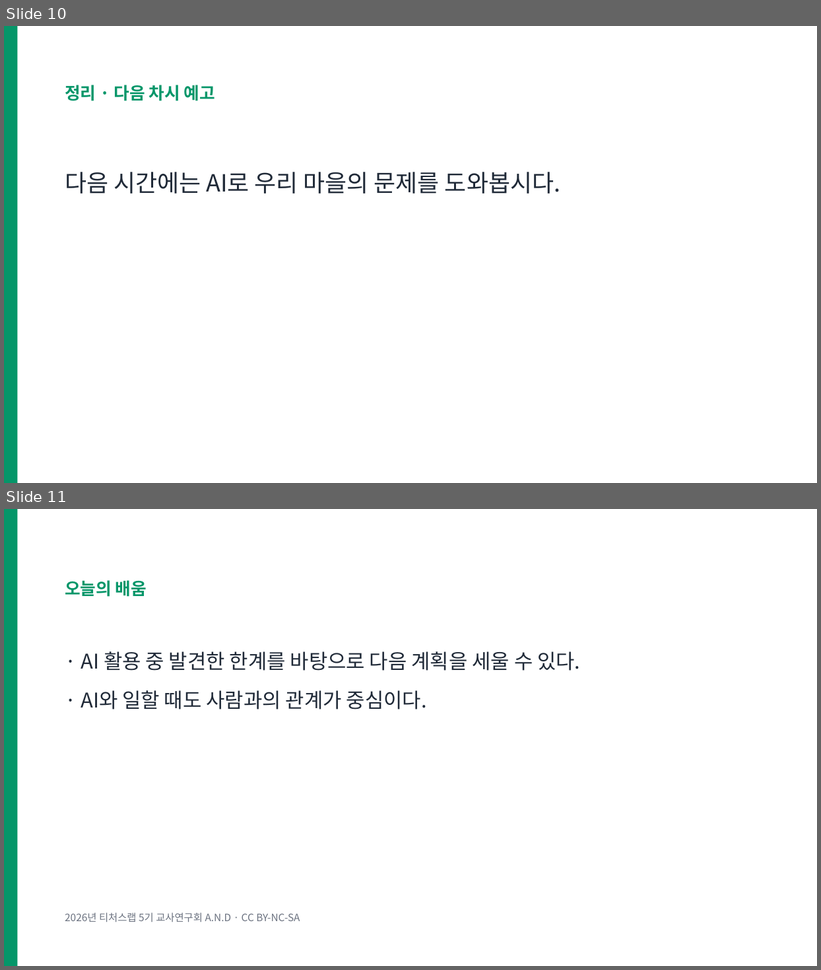
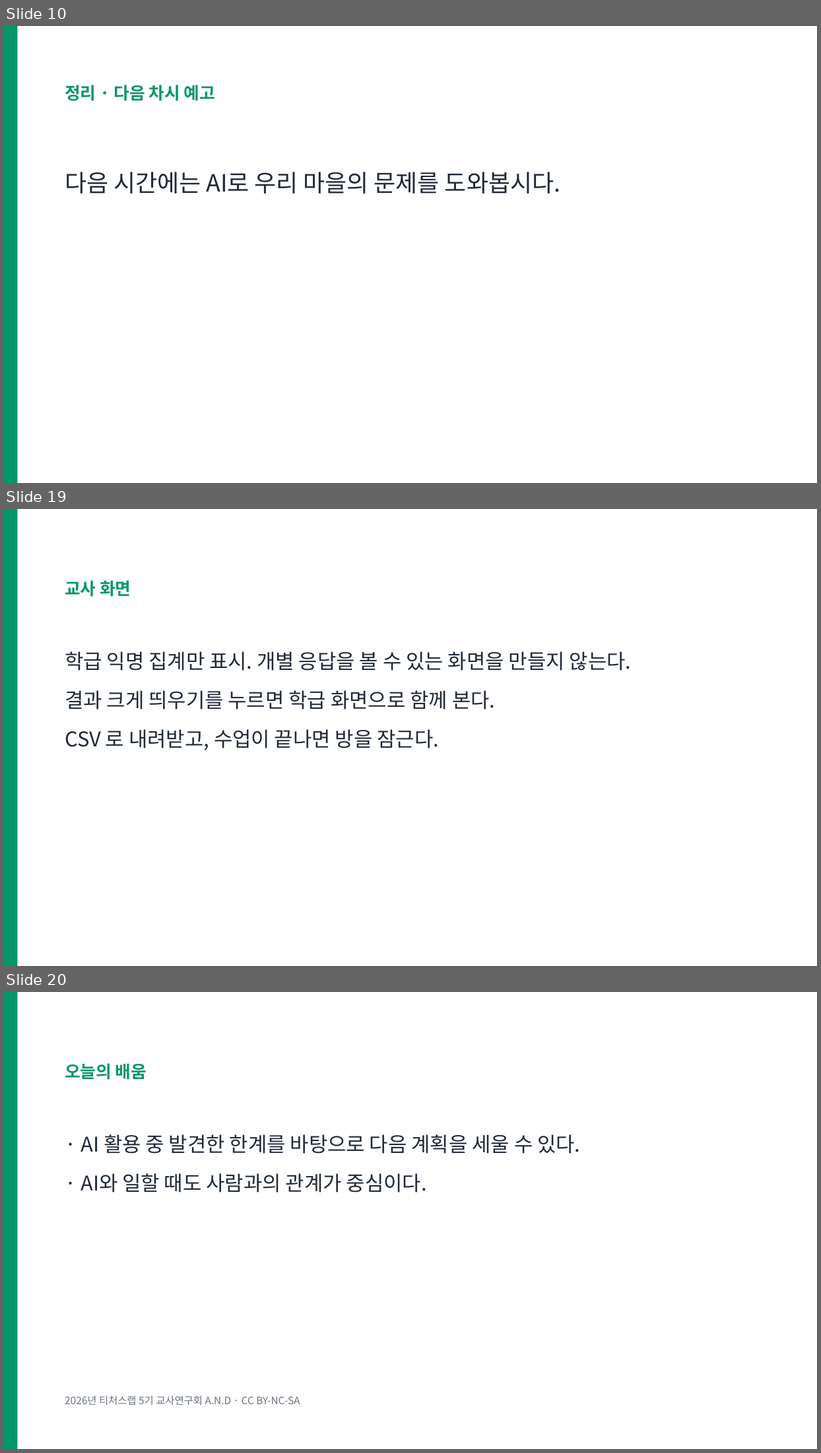
Before and after one commit to legoschool/wise-ai, a slide deck: files/WISE_L10_수업.pptx. Shown one above the other, each under a label of ours: slides 10 and 11 before the commit, slides 10, 19 and 20 after it; the slides between them are not shown. The pictures are 821x970 and 821x1453 pixels, drawn with LibreOffice and Linux fonts; fonts in the diff are those of the drawing. Boxes give left, top, right and bottom in pixels: in the first picture for what was removed or moved away, otherwise in the second. Text is boxed around its words. In the diff, an @@ line names an element or a change of style, - is before the commit and + after.

```diff
--- a/files/WISE_L10_수업.pptx
+++ b/files/WISE_L10_수업.pptx
@@ slide 19 added at [4,509,817,966], background #FFFFFF @@
@@ rectangle added at [4,509,17,966], fill #059669 @@
@@ text added at [65,580,131,597], 20 pt, text #059669, bold @@
+교사 화면
@@ text added at [65,652,632,751], 24 pt, text #1F2937 @@
+학급 익명 집계만 표시. 개별 응답을 볼 수 있는 화면을 만들지 않는다.
+결과 크게 띄우기를 누르면 학급 화면으로 함께 본다.
+CSV 로 내려받고, 수업이 끝나면 방을 잠근다.
@@ what was slide 11 is now slide 20 @@
```
Also in this commit, not shown: 8 other slides added, 35 other files.
